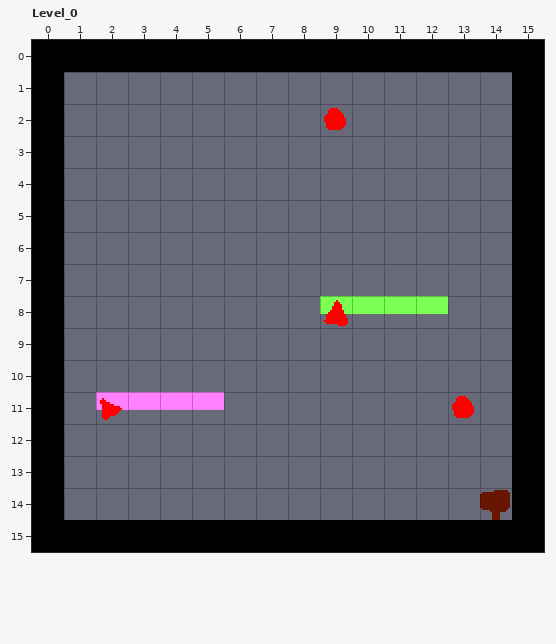
LDtk project: Assets/Game/Levels/LDtk/Demo.ldtk. The picture above was drawn from the file before the commit.
Cells are 16x16 px. Shown: Level_0 x 0..15, y 0..15. The commit also changed other parts of the map, which this record leaves out.
Now the later version:
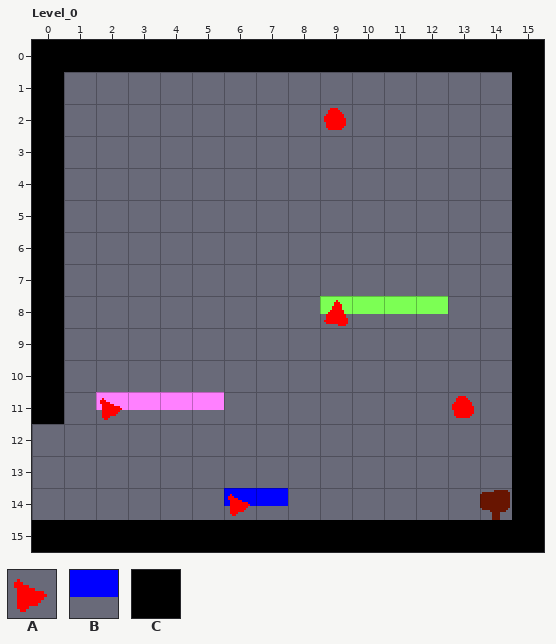
Key: from "Controls": A 8; from "Entities": B 3; from "Ground": C 0.
_ is an empty cell, . an unchanged one.
Change:
--- layer "Ground"
@@ x 0..0 @@
-12 C
-13 C
-14 C
+12 _
+13 _
+14 _
--- layer "Entities"
@@ x 6..7 @@
-14 __
+14 BB
--- layer "Controls"
@@ x 6..6 @@
-14 _
+14 A
Pixel boxes of the changes (left, top, right, bottom) in both pictures:
removed: (32, 424, 64, 520)
added: (224, 488, 288, 516)
